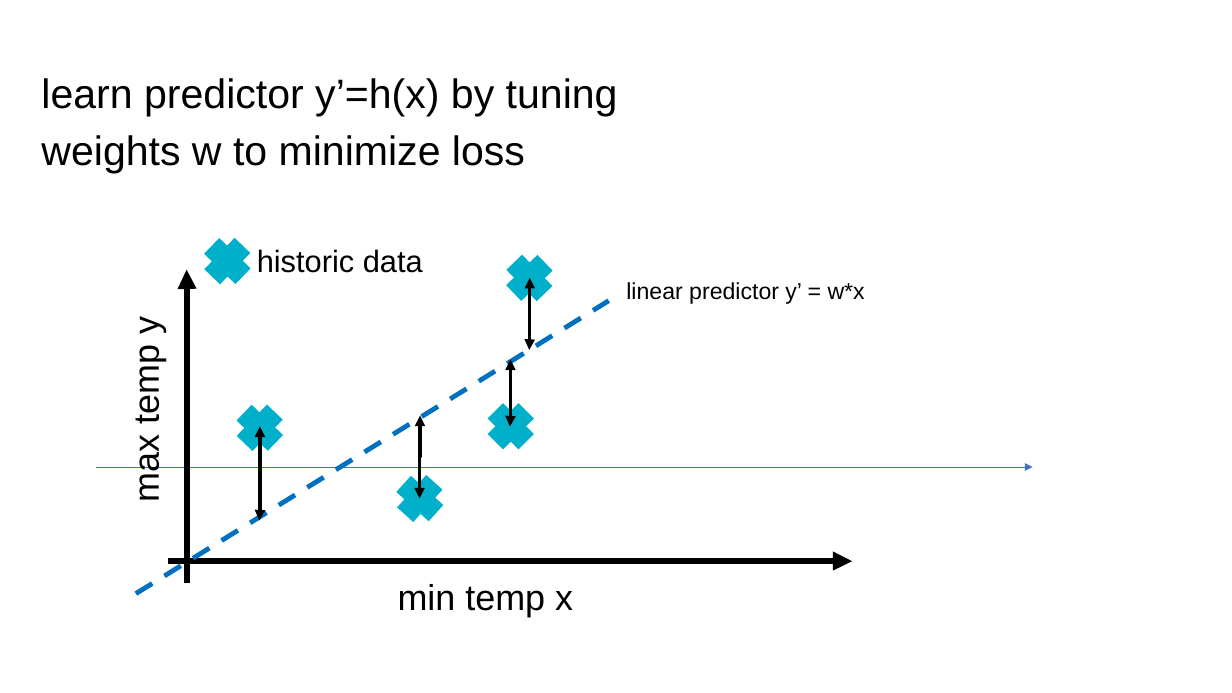
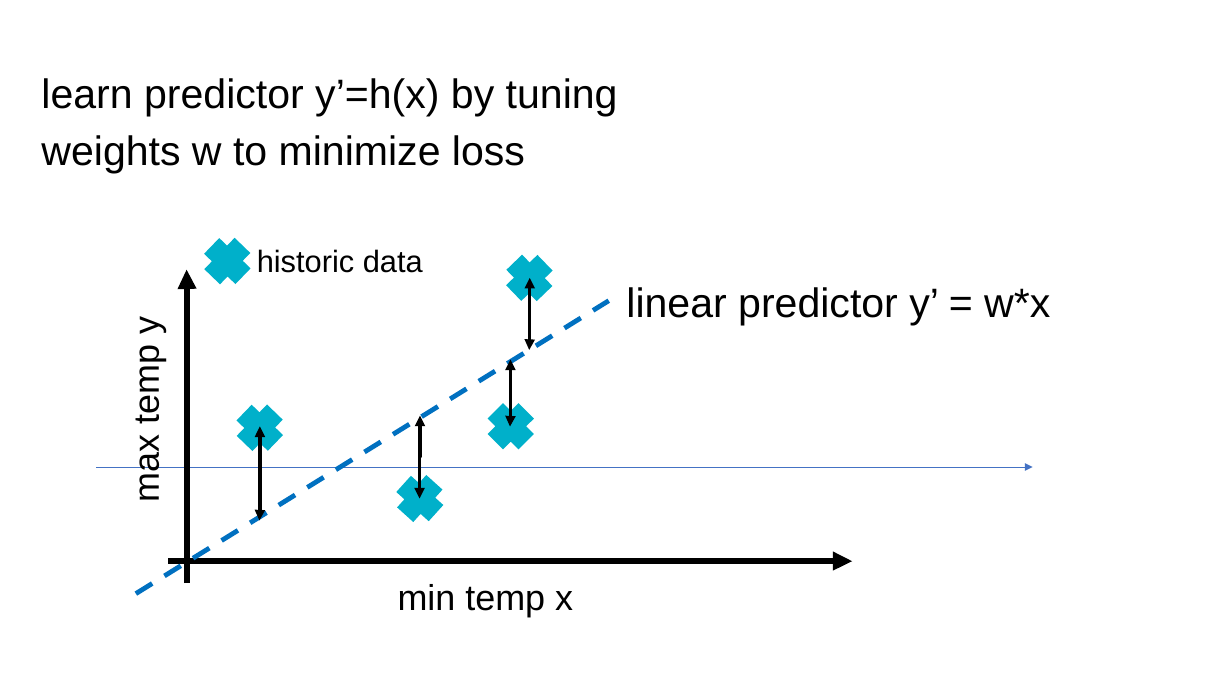
Before and after one commit to alexjungaalto/DeepLearningPython, a slide deck: slide 49 of slides/ThreeComponentsML.pptx. Drawn at 1232x693 pixels with LibreOffice and Linux fonts; fonts in the diff are those of the drawing. Boxes give left, top, right and bottom in pixels: in the first picture for what was removed or moved away, otherwise in the second. Text is boxed around its words. In the diff, an @@ line names an element or a change of style, - is before the commit and + after.

```diff
--- a/slides/ThreeComponentsML.pptx
+++ b/slides/ThreeComponentsML.pptx
@@ text "linear predictor y’ = w*x" at (x1=626, y1=287, x2=1050, y2=325): size 18 to 32 pt @@
```
Also in this commit, not shown: 7 other slides changed, 1 slide added, 2 other files.
